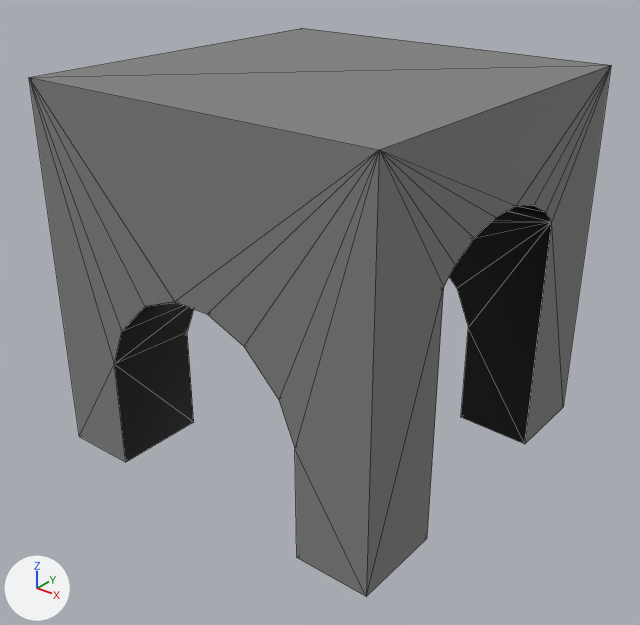
An edit to the COLLADA model objects/tunnel-section.dae, drawn before and after from the same camera.
Camera for both pictures: a 50 mm lens placed at (1.556, -1.988, 1.051), pointed at (0.021, -0.069, -0.138). Every picture has the same lights, and +X, +Y and +Z are marked at lower left. Mesh edges are drawn as thin lines. Vertices at the same position are counted once.
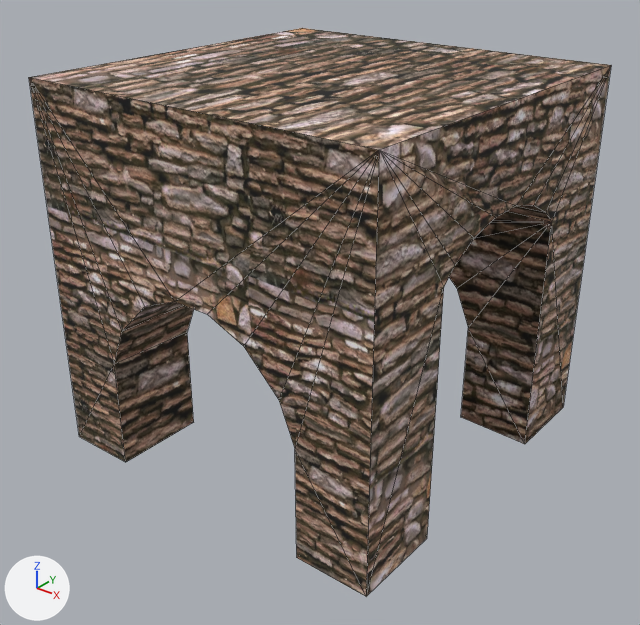
The newer file is also rescaled (x0.01) as a whole; pictures and numbers use the older file's frame.

The change, as JSON lines over the scene's bpy script:
```json
{"op": "add", "block": "img_more_stones_bmp", "code": ["img_more_stones_bmp = load_image('more_stones.bmp', 'more_stones.bmp', 800, 800, 'sRGB')"]}
{"op": "add", "block": "mat_tunnel_material", "code": ["mat_tunnel_material = principled_material('tunnel-material')", "mat_tunnel_material.texture = img_more_stones_bmp", "mat_tunnel_material.roughness = 0.9"]}
{"block": "me_cube2", "where": "# used by ob_cube2; location = (0.0, 0.0, 0.0)"}
{"op": "remove", "block": "me_cube2", "code": "me_cube2.from_pydata(...)  # 68 vertices, 132 faces; spans x -0.577..0.577, y -0.577..0.577, z -0.577..0.577"}
{"op": "add", "block": "me_cube2", "code": "me_cube2.from_pydata(...)  # 68 vertices, 103 faces; spans x -0.577..0.577, y -0.577..0.577, z -0.577..0.577"}
{"block": "me_cube2", "change": "me_cube2 part 1"}
{"block": "me_cube2", "change": "60 faces are deleted"}
{"block": "me_cube2", "change": "31 new faces join them"}
{"block": "me_cube2", "change": "me_cube2 part 2: 24 faces spanning x -0.577..0.577, y -0.291..0.291, z -0.577..0.181 switch from mat_cube2_auv (black #000000) to mat_tunnel_material (picture img_more_stones_bmp)"}
{"block": "me_cube2", "change": "me_cube2 part 3: 50 faces spanning x -0.577..0.577, y -0.577..0.577, z -0.577..0.577 switch from mat_default (grey #7f7f7f) to mat_tunnel_material (picture img_more_stones_bmp)"}
```

Location of each change, [x1, y1, x2, y2] in pixels of the pictures (640 x 625 px):
```json
{"part": 1, "of": "me_cube2", "change": "cut back", "before": [29, 28, 610, 462], "after": [29, 28, 610, 462]}
{"part": 2, "of": "me_cube2", "change": "recoloured", "before": [449, 211, 552, 444], "after": [449, 211, 552, 444], "on screen": "black to brown"}
{"part": 3, "of": "me_cube2", "change": "recoloured", "before": [29, 65, 611, 596], "after": [29, 65, 611, 596], "on screen": "grey to brown"}
```
